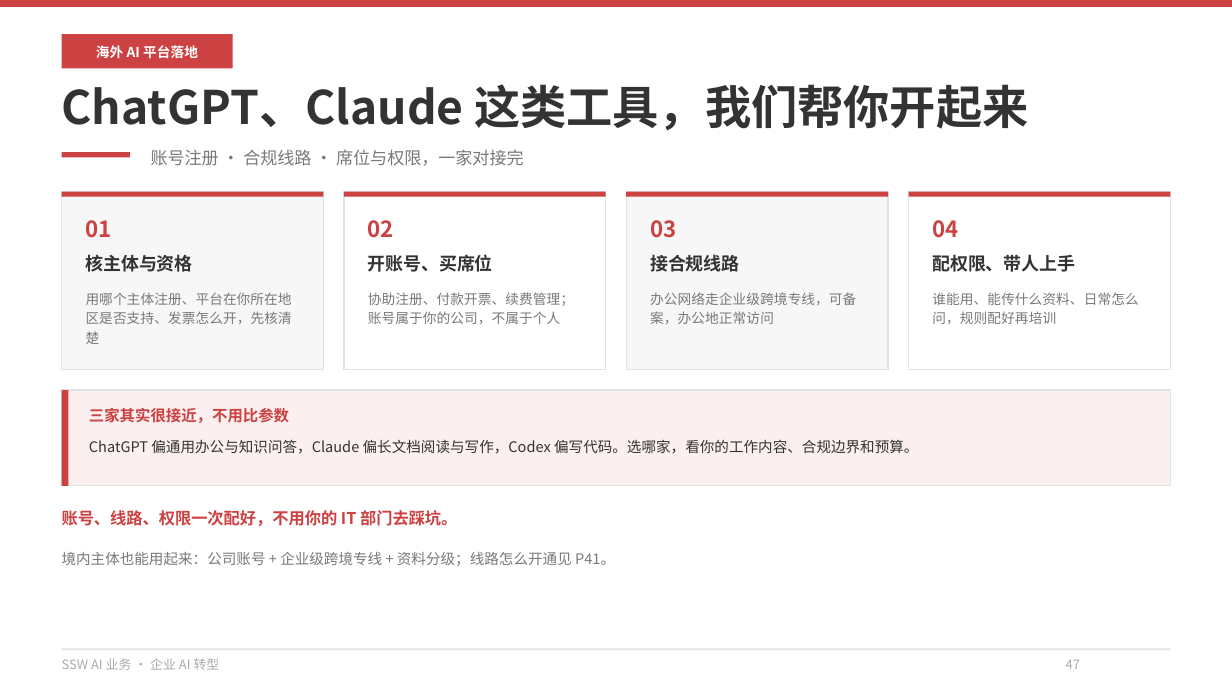
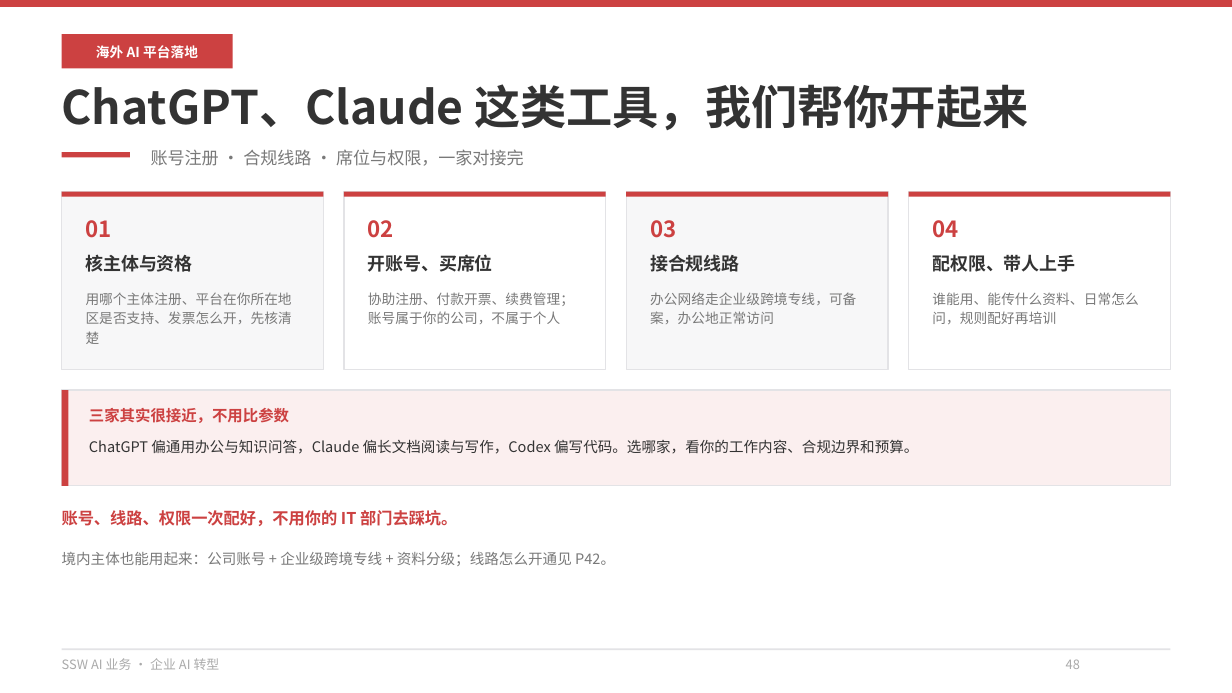
Before and after one commit to hveraus/ssw-business, a slide deck: slide 48 of SSW AI 业务_v2/SSW AI 业务_v3.pptx (slide 47 before the commit). Drawn at 1232x693 pixels with LibreOffice and Linux fonts; fonts in the diff are those of the drawing. Boxes give left, top, right and bottom in pixels: in the first picture for what was removed or moved away, otherwise in the second. Text is boxed around its words. In the diff, an @@ line names an element or a change of style, - is before the commit and + after.

Commit message:
数据安全四条移到 AI 中台之后（P34），57 页之后只讲可单采的安全服务
- sec（数据安全四条承诺）从 P66 移到 p26 之后 → P34，页眉改为「AI 中台 · 数据安全」，副标改「底座建好之后，数据怎么放、谁能看、要不要打码、留不留痕」
- 第三部分分隔页加一条提示，预告最后一页讲数据安全四条
- 连带重排：第四部分 35–42、第五部分 43–49、第六部分 50–53、第七部分 54–57、第八部分 58–66、结束页 67、附录 68–69、备用页 70
- 目录 8 条（03 改「AI 中台与数据安全 P30–34」），封面与导航页 4×2 栅格；文内互引 tok→P41、线路页→P42
- 全篇仍 70 页，校验全绿

```diff
--- a/SSW AI 业务_v2/SSW AI 业务_v3.pptx
+++ b/SSW AI 业务_v2/SSW AI 业务_v3.pptx
@@ text at box(62, 552, 615, 566): text changed @@
-境内主体也能用起来：公司账号 + 企业级跨境专线 + 资料分级；线路怎么开通见 P41。
+境内主体也能用起来：公司账号 + 企业级跨境专线 + 资料分级；线路怎么开通见 P42。
@@ text at box(1066, 659, 1080, 669): text changed @@
-47
+48
```
Also in this commit, not shown: 36 other slides changed, 2 other files.
